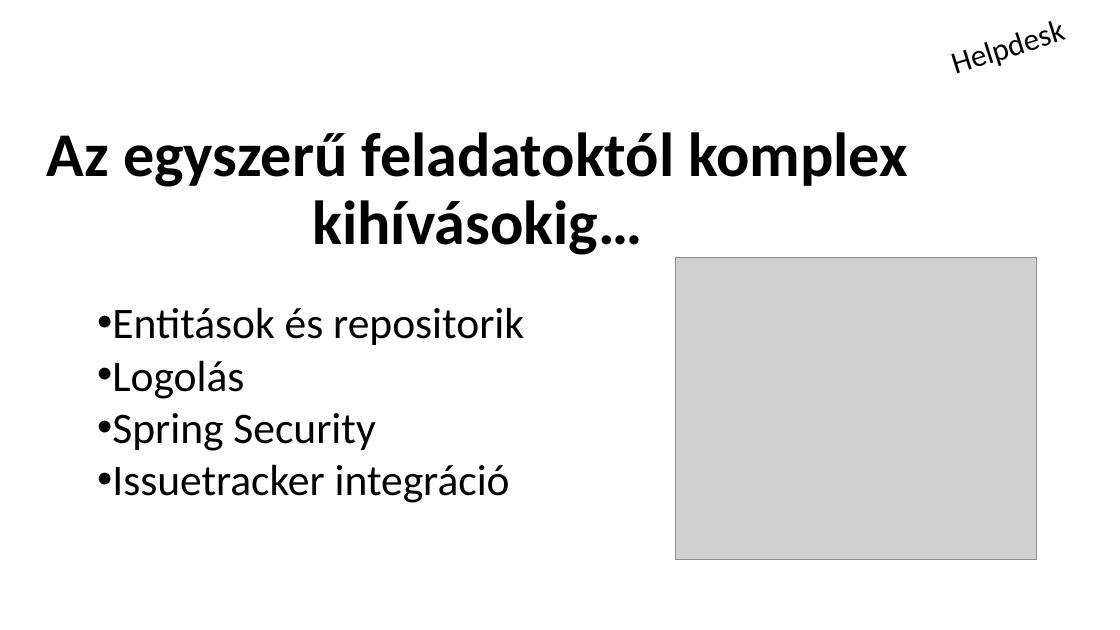
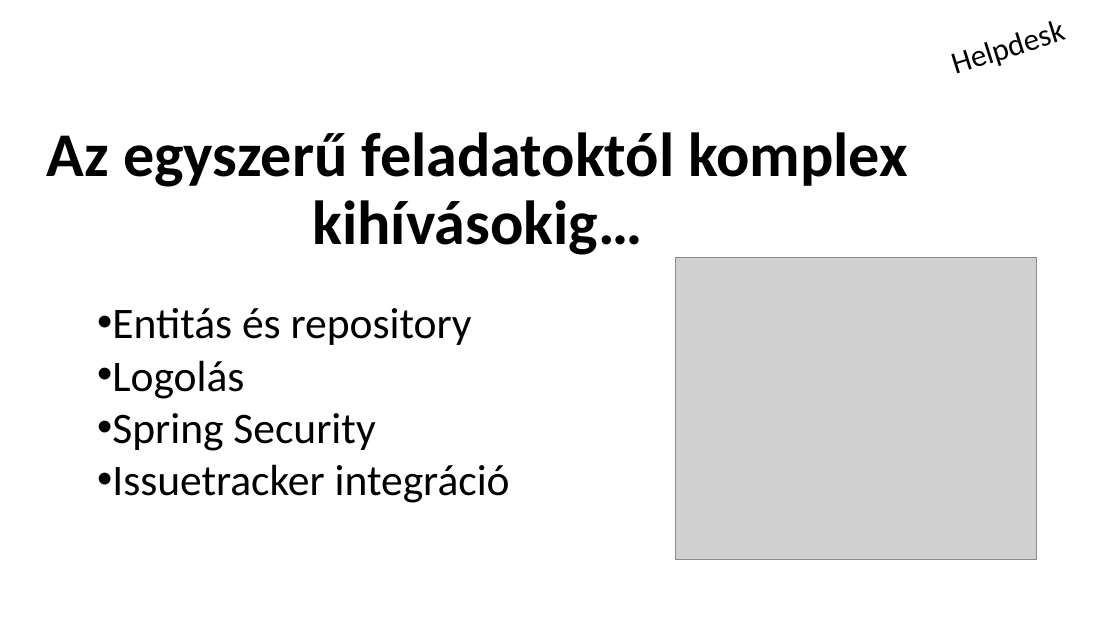
Before and after one commit to schonherz-java-ee-2016-q4/project, a slide deck: slide 3 of presentation/Helpdesk/Tóth László/toth_laszlo.pptx. Drawn at 1120x630 pixels with LibreOffice and Linux fonts; fonts in the diff are those of the drawing; grey boxes stand for pictures; background and template pictures are left out. Boxes give left, top, right and bottom in pixels: in the first picture for what was removed or moved away, otherwise in the second. Text is boxed around its words. In the diff, an @@ line names an element or a change of style, - is before the commit and + after.

```diff
--- a/presentation/Helpdesk/Tóth László/toth_laszlo.pptx
+++ b/presentation/Helpdesk/Tóth László/toth_laszlo.pptx
@@ text at (112,308,472,345): text changed @@
-• Entitások és repositorik
+• Entitás és repository
```
Also in this commit, not shown: 2 other slides changed.
